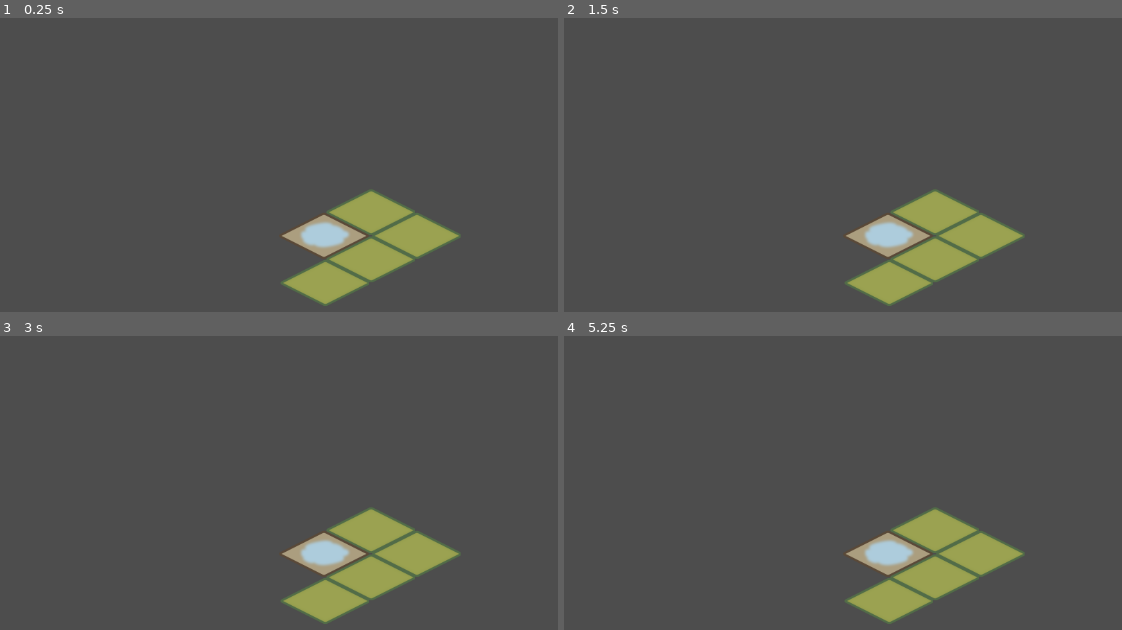
Above: before the commit, frames 1-4 (two rows, left to right).
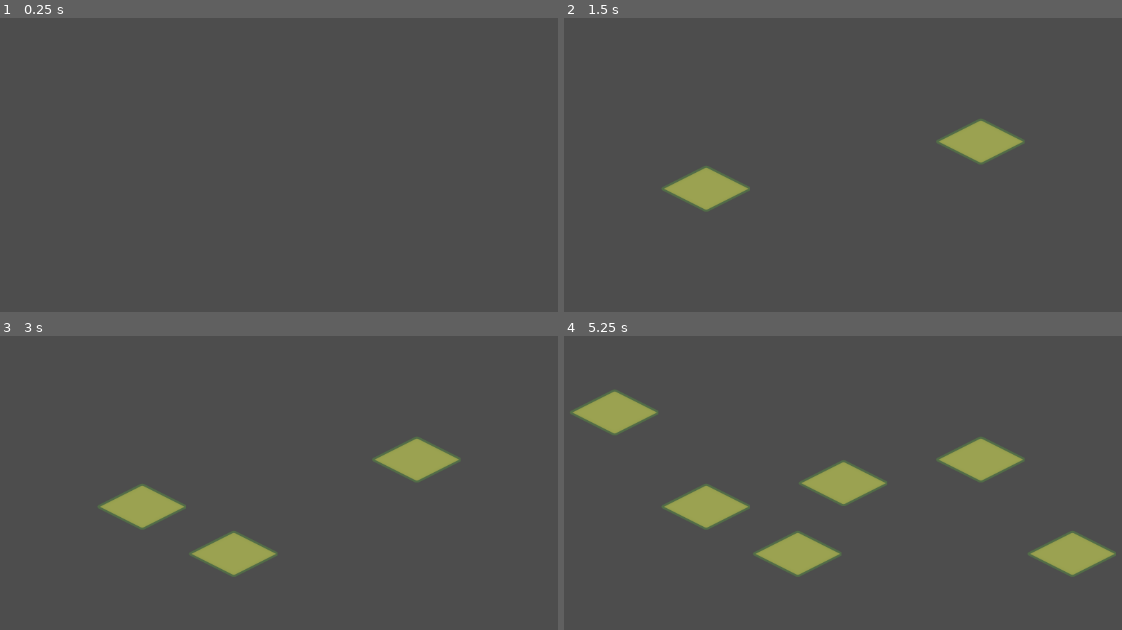
Above: after the commit, the same moments.

Repository: savakujundzic/cats
Game: Godot game, scene res://gluttonyTest/scenes/world.tscn
Same seed, same stepped clock (60 frames per second), same inputs: the game is played once before the commit and once after it. This scene is started directly instead of the project's main scene.
Inputs (mouse positions are in pixels of both pictures, inside the frame that each line leads up to):
- Up to frame 1 (0.25 s): no input
- Up to frame 2 (1.5 s): tap Enter at 0.5 s; move the mouse to (1015, 141) at 0.52 s; hold D (toggle_delete, bound only after the commit) 0.53-1.28 s; click (1015, 141) at 0.67 s; tap Space at 1.25 s; move the mouse to (681, 185) at 1.27 s; click (681, 185) at 1.35 s
- Up to frame 3 (3 s): tap D (toggle_delete, bound only after the commit) at 1.55, 2.3 s; tap Enter at 2 s; move the mouse to (357, 383) at 2.02 s; hold Right mouse button (RightClick) 2.03-2.78 s; click (357, 383) at 2.17 s; tap Space at 2.75 s; move the mouse to (239, 571) at 2.77 s; tap A (add_mines) at 2.85 s; click (239, 571) at 2.92 s
- Up to frame 4 (5.25 s): tap D (toggle_delete, bound only after the commit) at 3.05, 4.35 s; tap Enter at 3.5 s; move the mouse to (1082, 550) at 3.52 s; hold D (toggle_delete, bound only after the commit) 3.53-4.28 s; click (1082, 550) at 3.67 s; tap Space at 4.25 s; move the mouse to (603, 415) at 4.27 s; click (603, 415) at 4.42 s; move the mouse to (882, 483) at 5.02 s; press the mouse at (882, 483) at 5.03 s

The runs differ from the first frame. In frame 1, 6.4% of the frame differs, in the area x 50-83%, y 58-98%; in frame 2, 9.0%; in frame 3, 10%; in frame 4, 14%, in the area x 1-99%, y 18-98%.

Commit message:
highlight, add and remove tiles in testing

Diff:
--- a/gluttonyTest/scripts/world.gd
+++ b/gluttonyTest/scripts/world.gd
@@ -3,22 +3,27 @@
 var mouseposition : Vector2
 var prev : Vector2 = Vector2(0,0)
 var tile_cord : Vector2 = Vector2(0,0)
+@onready var toggle = false
 
 func _process(delta):
+	if Input.is_action_pressed("toggle_delete"):
+		toggle = !toggle
+	tile_placement()
 
-	#for i in range(0,3):
-	#	for j in range(0,3):
-	#		set_cell(0, Vector2(i,j), 4, Vector2(1,2),0)
-	set_cell(0, Vector2(0,1), 4, Vector2(1,2), 0)
-	set_cell(0, Vector2(0,2), 4, Vector2(0,2), 0)
-	set_cell(0, Vector2(1,2), 4, Vector2(1,2), 0)
-	set_cell(0, Vector2(0,3), 4, Vector2(1,2), 0)
-	set_cell(0, Vector2(0,4), 4, Vector2(1,2), 0)
+func highlight_tiles():
+	for i in range(-100,100):
+		for j in range(-100,100):
+			erase_cell(0, Vector2(i,j))
+
+	mouseposition = get_local_mouse_position()
+	tile_cord = local_to_map(mouseposition)
+	set_cell(0, tile_cord, 4, Vector2(1,2), 0)
 
 func tile_placement() -> void:
 	if tile_cord != prev:
 		prev = tile_cord
-		erase_cell(0, prev)
+		if toggle:
+			erase_cell(0, prev)
 		print("tile coordinates : ", tile_cord, ",  mouse position : ", mouseposition)
 	#if Input.is_action_pressed("LeftClick"):
 	mouseposition = get_local_mouse_position()
--- a/project.godot
+++ b/project.godot
@@ -36,6 +36,11 @@
 "events": [Object(InputEventMouseButton,"resource_local_to_scene":false,"resource_name":"","device":-1,"window_id":0,"a …(253 unchanged characters)…
 ]
 }
+toggle_delete={
+"deadzone": 0.5,
+"events": [Object(InputEventKey,"resource_local_to_scene":false,"resource_name":"","device":-1,"window_id":0,"alt_pressed":false,"shift_pressed":false,"ctrl_pressed":false,"meta_pressed":false,"pressed":false,"keycode":0,"physical_keycode":68,"key_label":0,"unicode":100,"echo":false,"script":null)
+]
+}
 
 [input_devices]
 
